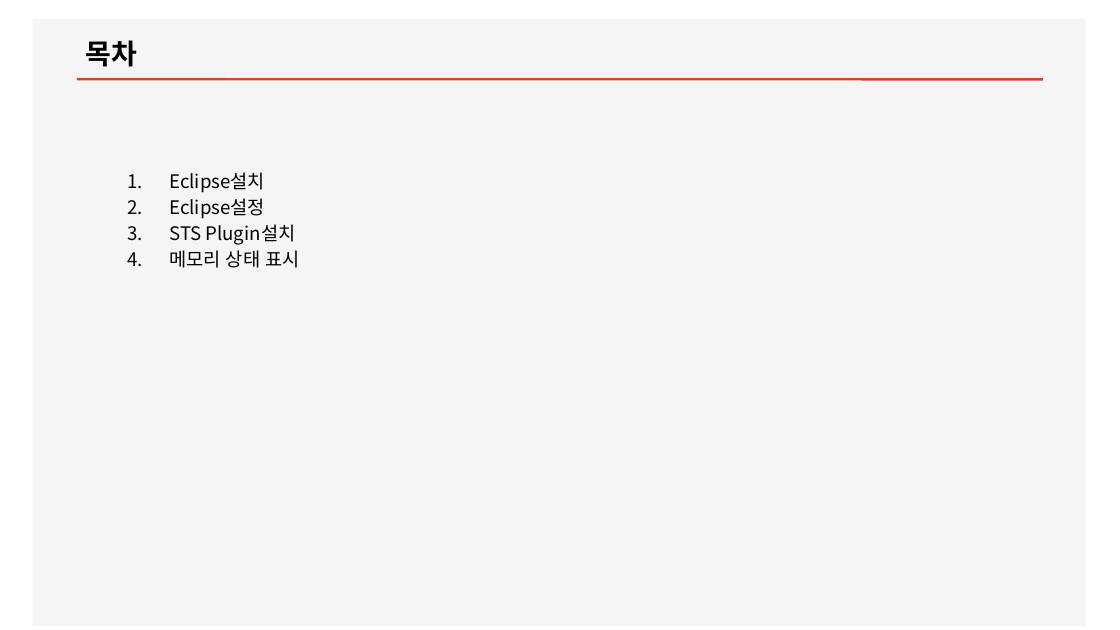
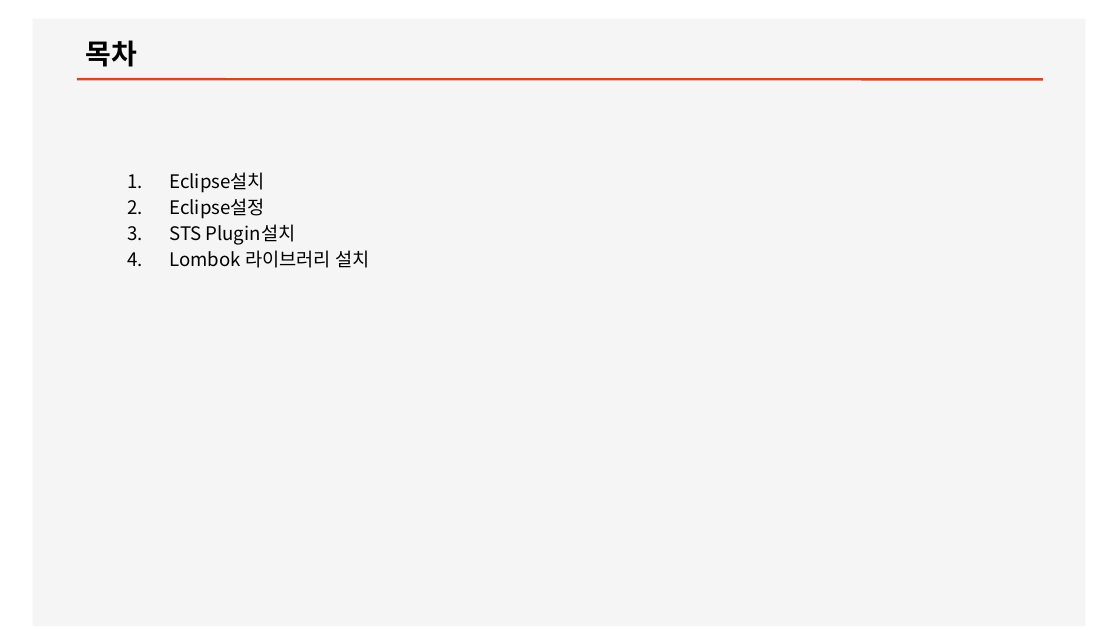
Before and after one commit to ByounggwanLee/CareMoa, a slide deck: slide 2 of Doc/Eclipse설치.pptx. Drawn at 1120x630 pixels with LibreOffice and Linux fonts; fonts in the diff are those of the drawing. Boxes give left, top, right and bottom in pixels: in the first picture for what was removed or moved away, otherwise in the second. Text is boxed around its words. In the diff, an @@ line names an element or a change of style, - is before the commit and + after.

```diff
--- a/Doc/Eclipse설치.pptx
+++ b/Doc/Eclipse설치.pptx
@@ text at (169,250,370,268): text changed @@
-  4. 메모리 상태 표시
+  4. Lombok 라이브러리 설치
```
Also in this commit, not shown: 1 other slide changed, 2 slides added, 2 slides removed, 10 other files.
